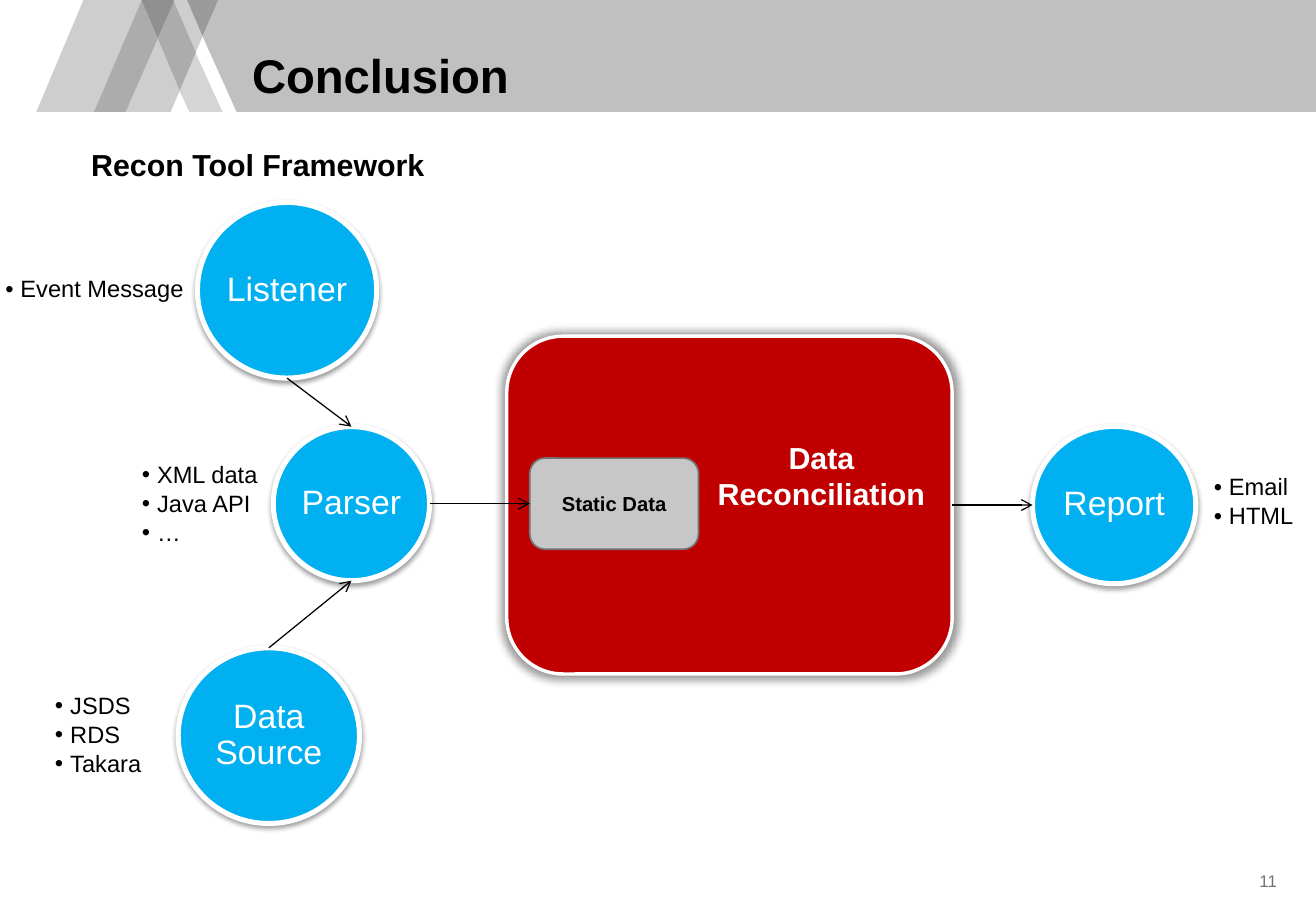
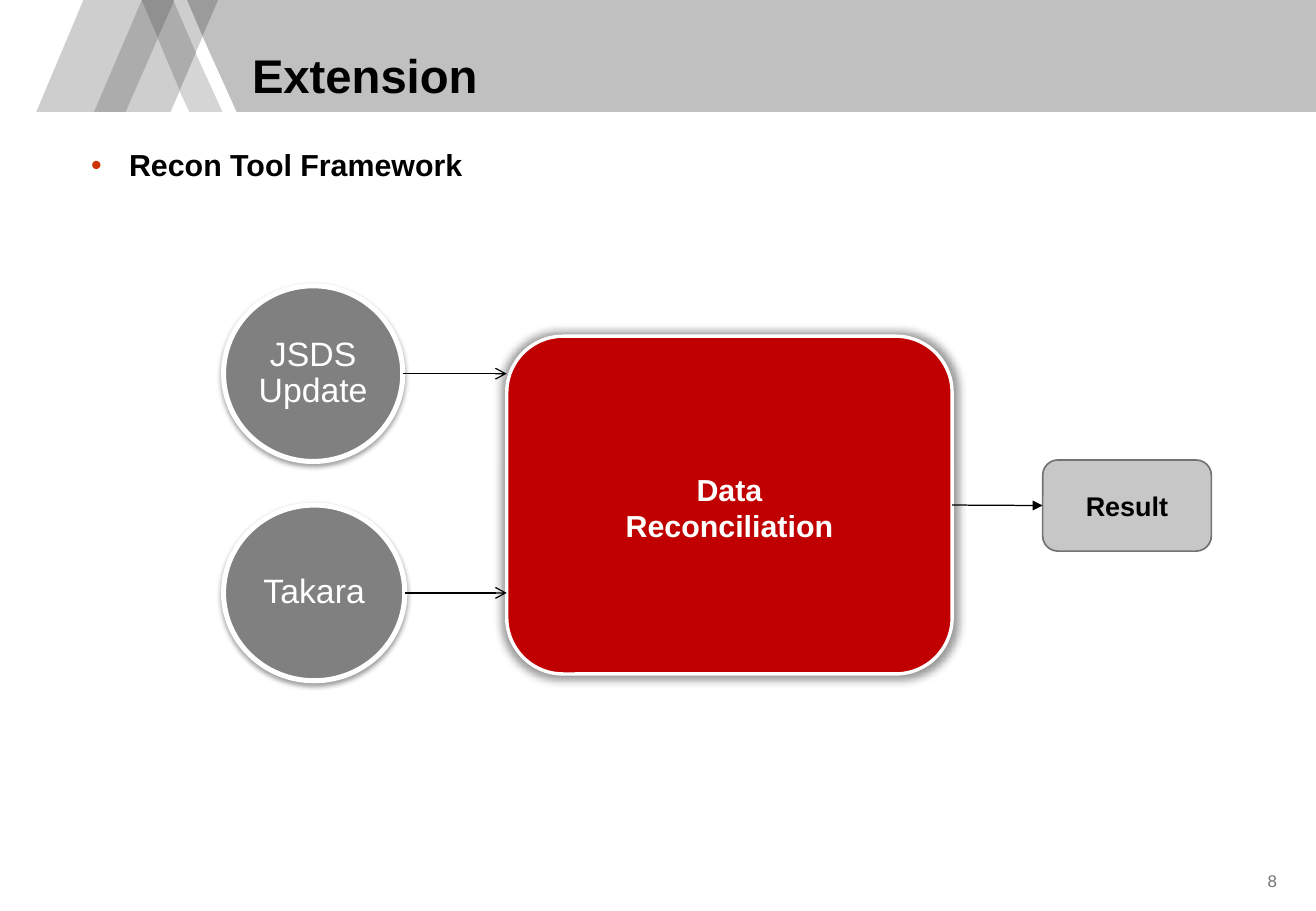
Before and after one commit to TongYuSamwise/sandboxWebAPI, a slide deck: slide 9 of Yu Tong - Presentation - Real Time Recon Tool.pptx (slide 12 before the commit). Drawn at 1316x911 pixels with LibreOffice and Linux fonts; fonts in the diff are those of the drawing; background and template pictures are left out. Boxes give left, top, right and bottom in pixels: in the first picture for what was removed or moved away, otherwise in the second. Text is boxed around its words. In the diff, an @@ line names an element or a change of style, - is before the commit and + after.

```diff
--- a/Yu Tong - Presentation - Real Time Recon Tool.pptx
+++ b/Yu Tong - Presentation - Real Time Recon Tool.pptx
@@ title at box(252, 58, 477, 94): text changed @@
-Conclusion
+Extension
@@ text "Recon Tool Framework" at box(129, 154, 462, 177): bullet none to • @@
@@ free removed at box(5, 203, 277, 379) @@
-  •• Event Message
@@ freeform shape "JSDS Update": place and size @@
-freeform shape "JSDS Update" at box(198, 203, 378, 379)
+freeform shape "JSDS Update" at box(224, 286, 403, 462)
@@ freeform shape "JSDS Update" at box(224, 286, 403, 462): fill #00B0F0 to #808080 @@
@@ text in freeform shape at box(259, 342, 368, 409): text changed @@
-Listener
+JSDS Update
@@ arrow moved from (287, 378) - (351, 427) to (403, 374) - (507, 374) @@
@@ free removed at box(142, 418, 405, 593) @@
-  •• XML data
-  •• Java API
-  •• …
@@ freeform shape removed at box(273, 427, 430, 581) @@
-Parser
@@ freeform shape removed at box(1033, 427, 1196, 584) @@
-Report
@@ free removed at box(1214, 424, 1316, 582) @@
-  •• Email
-  •• HTML
@@ rounded rectangle removed at box(530, 458, 699, 549) @@
-Static Data
@@ text "Data Reconciliation": place and size @@
-text "Data Reconciliation" at box(718, 448, 925, 506)
+text "Data Reconciliation" at box(626, 480, 833, 538)
@@ rounded rectangle added at box(1043, 461, 1211, 552), fill #C7C7C7, outline #737374 1 pt, 16 pt, text #000000, bold @@
+Result
@@ freeform shape "Takara" at box(224, 505, 405, 682): fill #00B0F0 to #808080 @@
@@ freeform shape "Takara": place and size @@
-freeform shape "Takara" at box(179, 648, 360, 824)
+freeform shape "Takara" at box(224, 505, 405, 682)
@@ arrow removed from (430, 504) to (530, 504) @@
@@ arrow moved from (953, 505) - (1033, 505) to (953, 505) - (1043, 505) @@
@@ arrow (953, 505) - (1043, 505): arrowheads changed @@
@@ text in freeform shape at box(263, 578, 364, 603): text changed @@
-Data Source
+Takara
@@ arrow moved from (269, 648) - (351, 581) to (405, 593) - (507, 593) @@
@@ free removed at box(55, 648, 327, 824) @@
-  •• JSDS
-  •• RDS
-  •• Takara
@@ page number at box(1268, 875, 1277, 887): text changed @@
-11
+8
```
Also in this commit, not shown: 7 other slides changed, 3 slides added.
